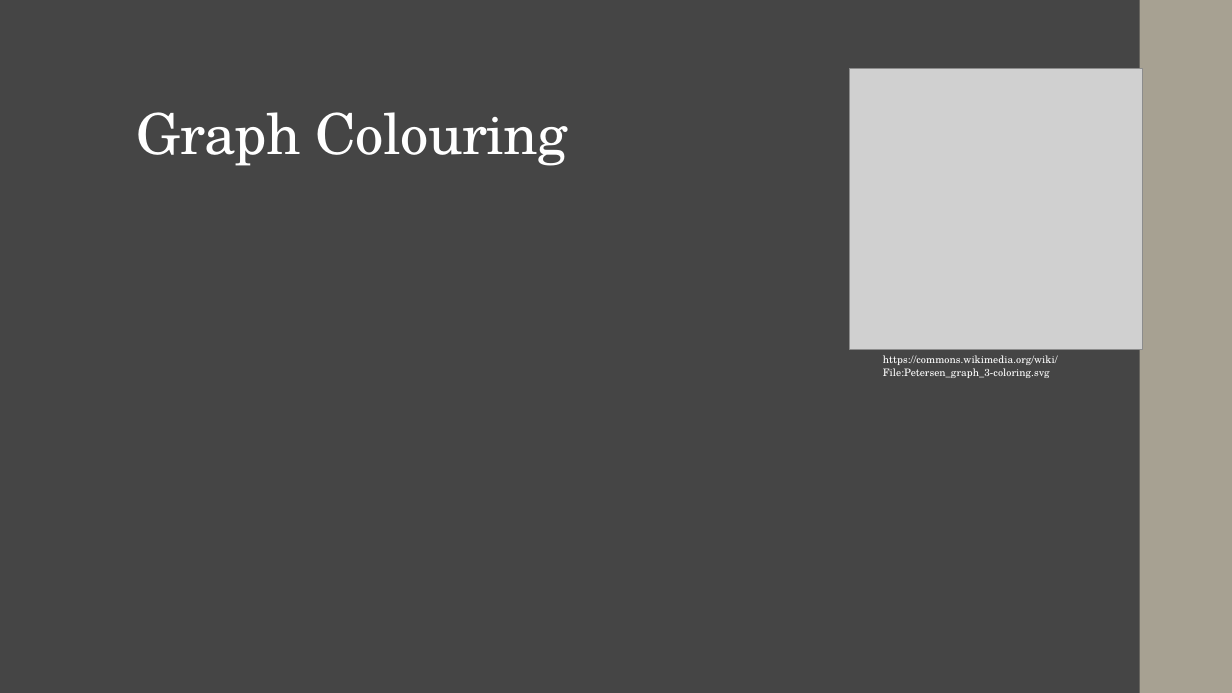
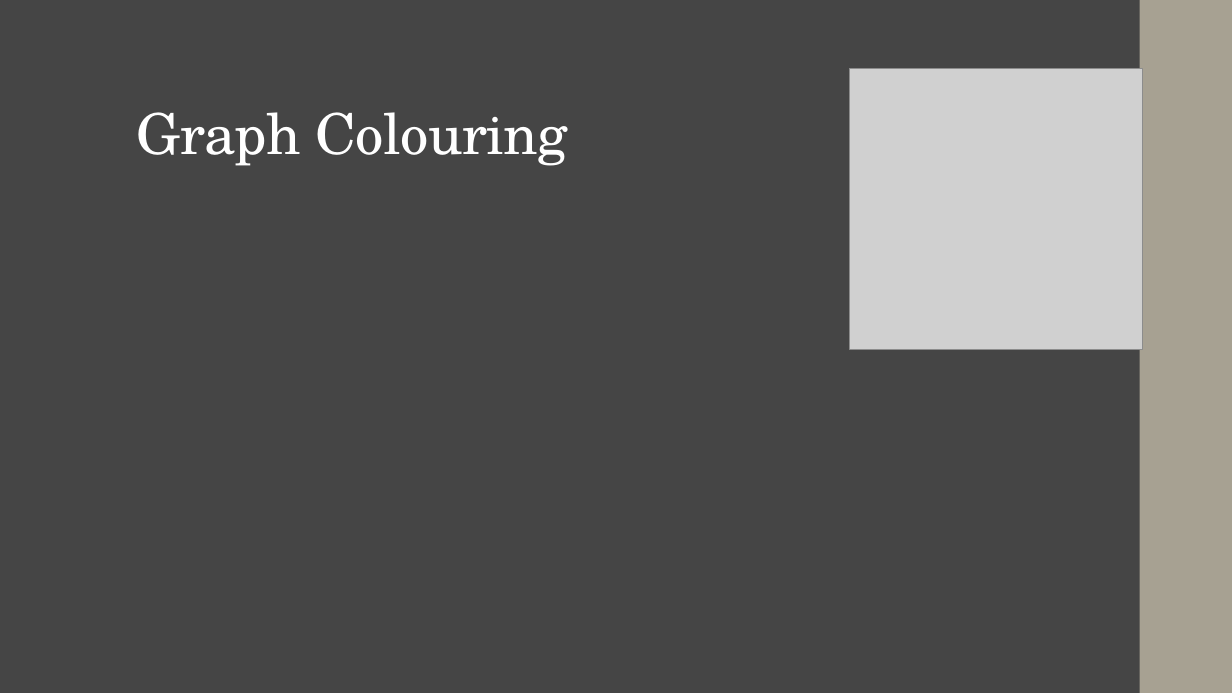
Before and after one commit to jwhowes/project, a slide deck: slide 2 of presentation_1_shorter.pptx. Drawn at 1232x693 pixels with LibreOffice and Linux fonts; fonts in the diff are those of the drawing; grey boxes stand for pictures. Boxes give left, top, right and bottom in pixels: in the first picture for what was removed or moved away, otherwise in the second. Text is boxed around its words. In the diff, an @@ line names an element or a change of style, - is before the commit and + after.

```diff
--- a/presentation_1_shorter.pptx
+++ b/presentation_1_shorter.pptx
@@ text removed at (883, 355, 1058, 378) @@
-https://commons.wikimedia.org/wiki/File:Petersen_graph_3-coloring.svg
```
Also in this commit, not shown: 5 other slides changed.
